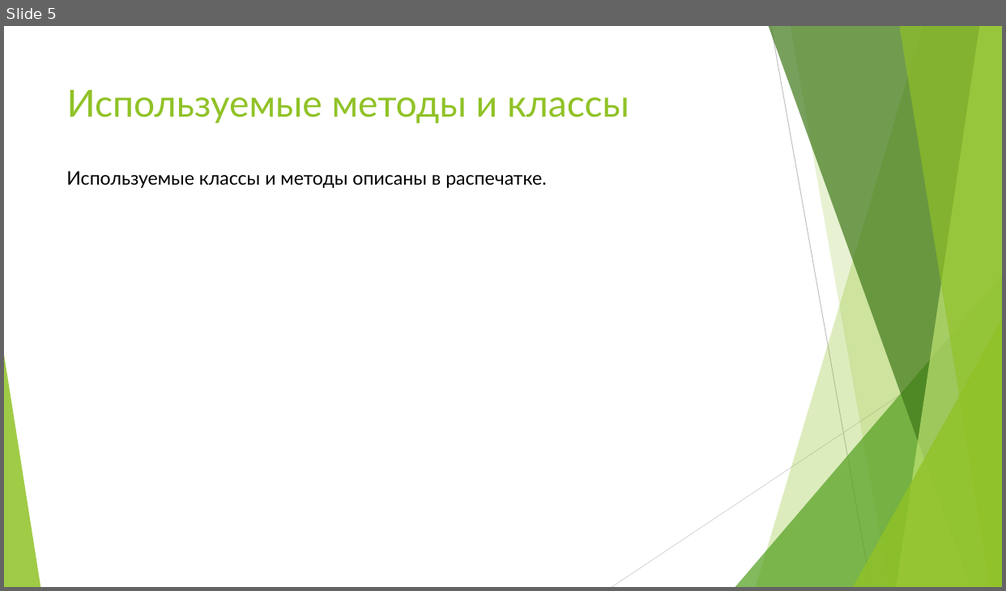
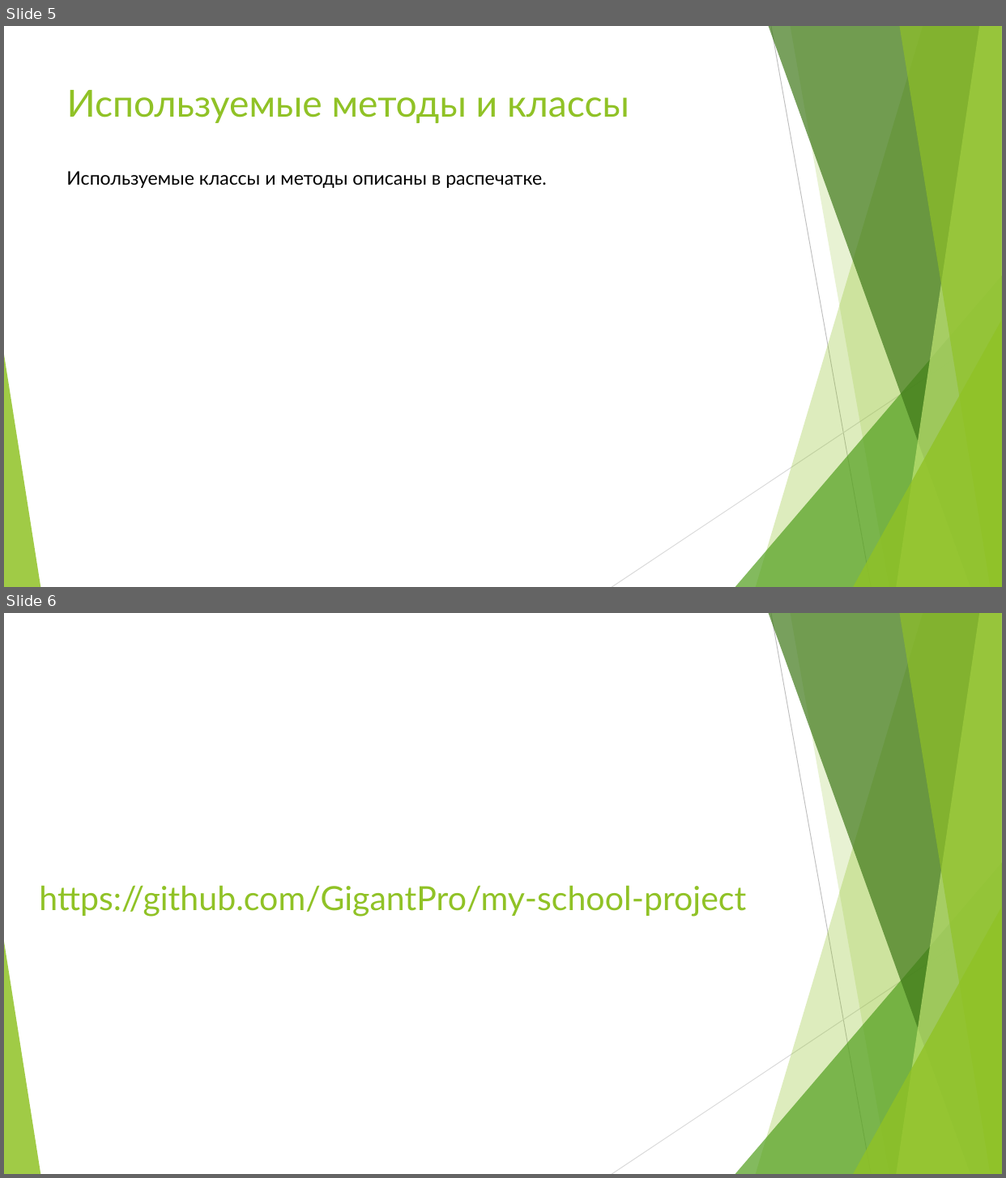
Before and after one commit to GigantPro/my-school-project, a slide deck: Файл.pptx. Shown one above the other, each under a label of ours: slide 5 before the commit, slides 5 and 6 after it. The pictures are 1006x591 and 1006x1178 pixels, drawn with LibreOffice and Linux fonts; fonts in the diff are those of the drawing. Boxes give left, top, right and bottom in pixels: in the first picture for what was removed or moved away, otherwise in the second. Text is boxed around its words. In the diff, an @@ line names an element or a change of style, - is before the commit and + after.

Commit message:
End project

```diff
--- a/Файл.pptx
+++ b/Файл.pptx
@@ slide 6 added at box(4, 613, 1002, 1174), background #FFFFFF; not listed: 10 template elements that a slide beside it also shows @@
@@ title added at box(39, 885, 746, 917), 32 pt, text #90C226 @@
+https://github.com/GigantPro/my-school-project
```
Also in this commit, not shown: 1 slide changed, 1 slide removed, 4 other files.
